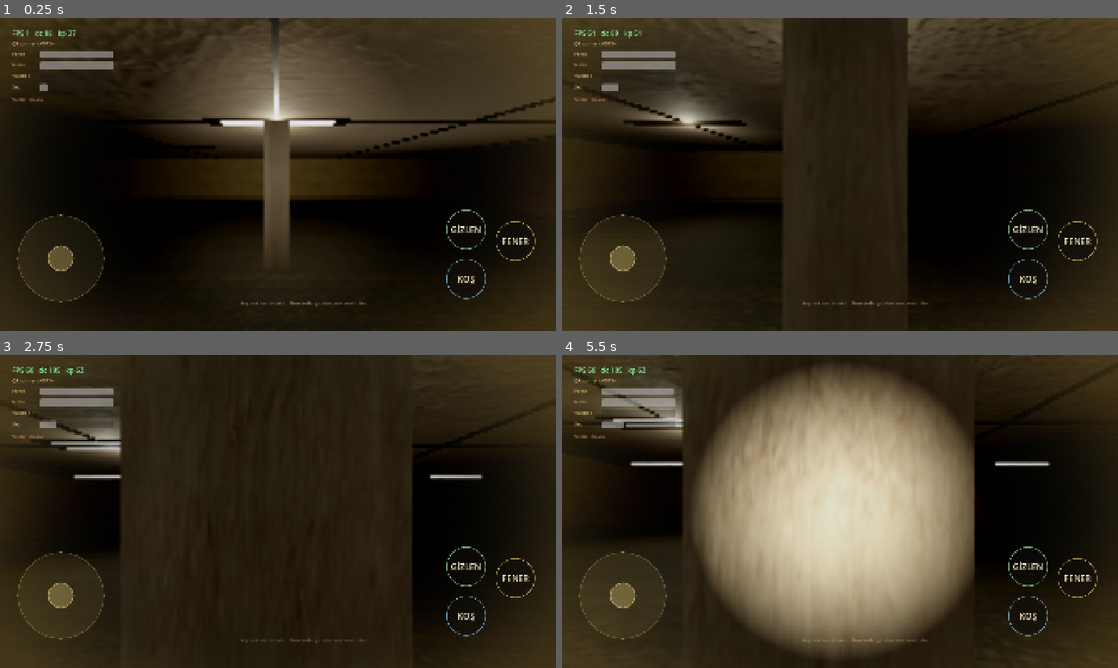
Above: before the commit, frames 1-4 (two rows, left to right).
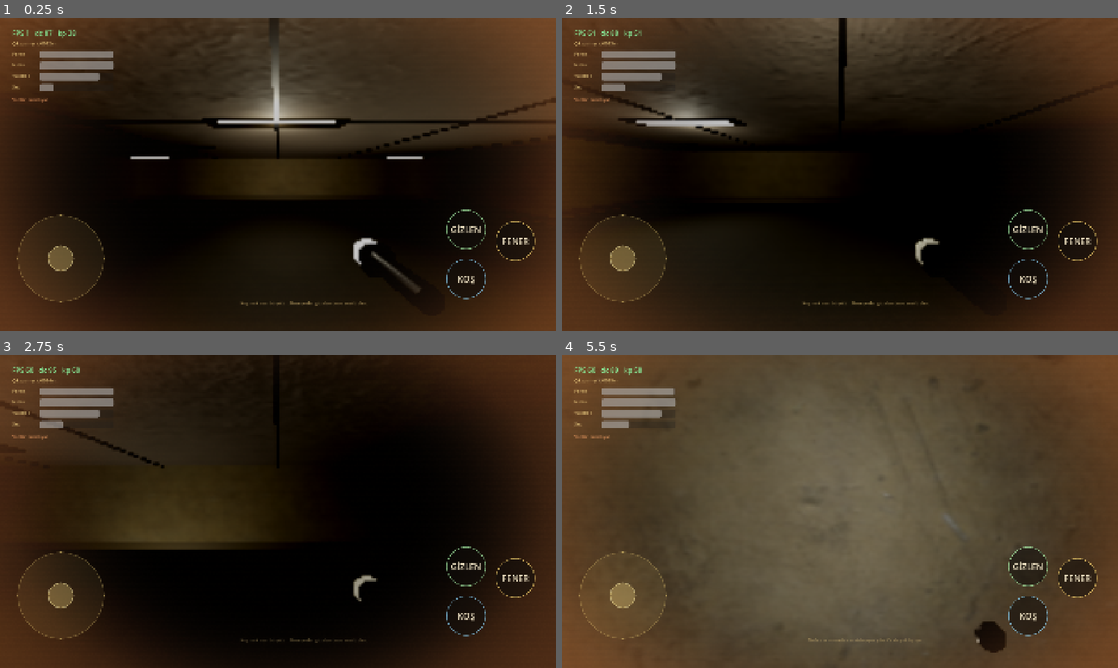
Above: after the commit, the same moments.

Repository: mehmetdem2005/Backrooms
Game: Godot game, scene res://scenes/Main.tscn
Two runs of this game, one before a commit and one after it. Both use one fixed random seed, a clock stepped at 60 frames per second and the inputs below.
Inputs (mouse positions are in pixels of both pictures, inside the frame that each line leads up to):
- Up to frame 1 (0.25 s): no input
- Up to frame 2 (1.5 s): tap Enter at 0.5 s; move the mouse to (867, 174) at 0.52 s; hold W from 0.53 s (still down); tap F at 0.6 s; move the mouse to (812, 174) at 1.27 s; tap Ctrl at 1.35 s
- Up to frame 3 (2.75 s): keep holding W; move the mouse to (289, 505) at 2.02 s; tap C at 2.1 s
- Up to frame 4 (5.5 s): keep holding W; move the mouse to (834, 517) at 2.77 s; tap one key every 0.75 s from 2.85 s: Shift F Ctrl C; move the mouse to (878, 514) at 3.52 s; move the mouse to (795, 508) at 4.27 s; move the mouse to (845, 511) at 5.02 s

The runs differ from the first frame. In frame 1, 22% of the frame differs, in the area x 0-100%, y 0-100%; in frame 2, 14%; in frame 3, 31%; in frame 4, 89%.

Commit message:
v3.9: fix monster (loop anim, facing, relentless chase), AAA flashlight + held model, quality darkness, columns avoid lamps, texture tiling
Monster:
- Loop idle/walk animations at runtime (were playing once then freezing = 'stiff')
- Removed wrong 180 deg flip; model now always faces the player (correct, not reversed)
- Relentless AI: always paths to the player from anywhere (incl. across floors);
  constant chase speed 5.4 (just under player run 5.65) so it always pursues

Flashlight (AAA):
- Softer beam: spot_angle 30, angle_attenuation 1.8, spot_attenuation 1.1, range 34,
  smooth distance falloff; emitted from the held flashlight
- Procedural in-hand flashlight viewmodel (body+head+glowing lens) — PolyHaven has no
  flashlight model; lens glow tracks on/off + battery

Quality darkness:
- Always-on faint vision light (eye-adapted) so it's never a flat black square
- Softer, more gradual post-process vignette darkness

Level/textures:
- Columns only in large rooms, on a clean grid, never on lamp (fixture) cells
- Fix texture tiling: carpet UV 2->8, wall 1.6->3, ceiling 1.5->2 (no more giant magnified pattern)

Bump version to 3.9 (code 10)

https://claude.ai/code/session_01NRpMnaAWyeW9sMqBjCT8aX

Diff:
--- a/game_src/scripts/horror/ShadowStalker.gd
+++ b/game_src/scripts/horror/ShadowStalker.gd
@@ -9,7 +9,7 @@
 
 @export var stalk_speed: float = 2.95
 @export var investigate_speed: float = 3.2
-@export var chase_speed: float = 4.95
+@export var chase_speed: float = 5.4
 @export var catch_distance: float = 1.15
 @export var repath_interval: float = 0.28
 @export var hearing_multiplier: float = 1.5
@@ -127,8 +127,8 @@
 
     # TripoSR ile üretilip Blender (bpy) ile riglenmiş DEV canavar (idle/walk/attack).
     _model = MONSTER_MODEL.instantiate() as Node3D
-    _model.scale = Vector3(1.5, 1.5, 1.5)            # dev boy (~2.7m)
-    _model.rotation.y = PI                            # modelin önü (+Z) -> gövdenin önü (-Z)
+    _model.scale = Vector3(1.6, 1.6, 1.6)            # dev boy (~2.9m)
+    # Yön her karede oyuncuya doğru ayarlanır (_update_visual). Başlangıç 0.
     _mesh_root.add_child(_model)
 
     _anim = _model.get_node_or_null("AnimationPlayer") as AnimationPlayer
@@ -136,6 +136,10 @@
     if mi != null:
         mi.material_override = _material
     if _anim != null:
+        # Lokomosyon animasyonları DÖNGÜ olmalı (yoksa bir kez oynayıp donar = "dümdüz").
+        for loop_name: String in ["idle", "walk"]:
+            if _anim.has_animation(loop_name):
+                _anim.get_animation(loop_name).loop_mode = Animation.LOOP_LINEAR
         _anim.play("idle")
         _current_anim = "idle"
 
@@ -243,49 +247,14 @@
     return level_builder.world_to_grid(lead_world)
 
 func _update_state_logic(_delta: float) -> void:
+    # AMANSIZ TAKİP: nerede olursan ol, daima oyuncuya yol bul (katlar arası dahil).
     var player_cell: Vector3i = level_builder.world_to_grid(player.global_position)
-    if _current_state == "STALK":
-        if _state_timer > lerp(0.7, 0.35, _aggression) or _path.size() == 0:
-            # Neredeyse her zaman DOĞRUDAN oyuncuya yönelir (seni aktif arar/bulur),
-            # çok seyrek küçük bir sapma ile robotik durmaz.
-            if _rng.randf() < 0.9:
-                _target_cell = player_cell
-            else:
-                _target_cell = level_builder.get_random_open_cell_near(player_cell, 1, 3, _rng)
-            _request_path_to(_target_cell)
-            _state_timer = 0.0
-        if _ambush_cooldown <= 0.0 and _awareness > 0.18 and global_position.distance_to(player.global_position) > 16.0:
-            _set_state("AMBUSH")
-    elif _current_state == "INVESTIGATE":
-        if _state_timer < 0.1:
-            _request_path_to(_last_known_player_cell)
-            scare_pulse.emit(level_builder.grid_to_world(_last_known_player_cell, 1.2), 0.45)
-        if _arrived_to_cell(_last_known_player_cell) or _state_timer > 5.0:
-            _set_state("SEARCH")
-    elif _current_state == "SEARCH":
-        if _state_timer > 1.0 or _path.size() == 0:
-            _target_cell = level_builder.get_random_open_cell_near(_last_known_player_cell, 1, 7, _rng)
-            _request_path_to(_target_cell)
-            _state_timer = 0.0
-        if _awareness < 0.08 and _lost_timer > lerp(6.0, 2.5, _aggression):
-            _set_state("STALK")
-    elif _current_state == "CHASE":
-        if _repath_timer <= 0.0:
-            _repath_timer = repath_interval
-            _request_path_to(_predicted_player_cell())
-        if _lost_timer > lerp(3.5, 6.0, _aggression):
-            _set_state("SEARCH")
-    elif _current_state == "AMBUSH":
-        if _state_timer < 0.1:
-            _target_cell = level_builder.get_ambush_cell_around(player_cell, _rng)
-            _request_path_to(_target_cell)
-            scare_pulse.emit(level_builder.grid_to_world(_target_cell, 1.2), 0.60)
-        if _arrived_to_cell(_target_cell) or _state_timer > 4.0:
-            _ambush_cooldown = _rng.randf_range(11.0, 16.0) * (1.0 - _aggression * 0.4)
-            # çok uzaklaştıysa oyuncunun yakınına yeniden konumlan ("her zaman geri gelir")
-            if global_position.distance_to(player.global_position) > 42.0 and _reposition_cooldown <= 0.0:
-                _phase_reposition_near_player(player_cell)
-            _set_state("STALK")
+    if _current_state != "CHASE":
+        _set_state("CHASE")
+    if _repath_timer <= 0.0 or _path.size() == 0:
+        _repath_timer = repath_interval
+        _request_path_to(_predicted_player_cell())
+        _last_known_player_cell = player_cell
 
 func _request_path_to(goal: Vector3i) -> void:
     if level_builder == null:
@@ -308,22 +277,14 @@
         _path_index += 1
         return
 
-    var speed: float = stalk_speed
-    if _current_state == "INVESTIGATE" or _current_state == "SEARCH" or _current_state == "AMBUSH":
-        speed = investigate_speed
-    if _current_state == "CHASE":
-        speed = chase_speed + _awareness * 0.8 + _aggression * 0.6
-
-    var desired: Vector3 = flat_to_target.normalized() * speed
-    velocity.x = move_toward(velocity.x, desired.x, 10.0 * delta)
-    velocity.z = move_toward(velocity.z, desired.z, 10.0 * delta)
+    # Her zaman amansız kovalama: sabit hız (oyuncunun koşusundan az daha yavaş).
+    var desired: Vector3 = flat_to_target.normalized() * chase_speed
+    velocity.x = move_toward(velocity.x, desired.x, 12.0 * delta)
+    velocity.z = move_toward(velocity.z, desired.z, 12.0 * delta)
     velocity.y = -0.2
     move_and_slide()
     _current_speed = Vector2(velocity.x, velocity.z).length()
-
-    var look_target: Vector3 = global_position + Vector3(velocity.x, 0.0, velocity.z)
-    if global_position.distance_to(look_target) > 0.05:
-        look_at(look_target, Vector3.UP)
+    # Yön (gövde döndürmüyoruz; model _update_visual'da oyuncuya bakar).
 
 func _update_steps(delta: float) -> void:
     if _current_speed < 0.6:
@@ -334,7 +295,7 @@
         var intensity: float = clamp(_current_speed / chase_speed, 0.3, 1.0)
         creature_step.emit(global_position, intensity)
 
-func _update_visual(_delta: float) -> void:
+func _update_visual(delta: float) -> void:
     var distance: float = 99.0
     if player != null:
         distance = global_position.distance_to(player.global_position)
@@ -343,6 +304,13 @@
         fear = max(fear, 0.82)
     if _material != null:
         _material.emission_energy_multiplier = 0.45 + fear * 1.6 + sin(_pulse_time * 13.0) * 0.12
+    # Modelin önü (+Z) DAİMA oyuncuya bakar (ürkütücü + yön doğru).
+    if _model != null and player != null:
+        var d: Vector3 = player.global_position - global_position
+        d.y = 0.0
+        if d.length() > 0.05:
+            var target_yaw: float = atan2(d.x, d.z)
+            _model.rotation.y = lerp_angle(_model.rotation.y, target_yaw, clamp(delta * 9.0, 0.0, 1.0))
     # Lokomosyon animasyonu: hareket ederken yürü, dururken idle. Hız arttıkça hızlan (kovalama).
     if _anim != null and not _grabbing:
         if _current_speed > 0.4:
--- a/game_src/scripts/level/PremiumBackroomsBuilder.gd
+++ b/game_src/scripts/level/PremiumBackroomsBuilder.gd
@@ -533,21 +533,24 @@
                 _bpush(bucket, "trim", _scaled_transform(Vector3(cell_size, 0.22, 0.12), center + Vector3(0.0, 0.18, zo)))
 
 func _place_columns(buckets: Dictionary) -> void:
-    # Odalarda düzenli ızgarada sütun (iç hücreler, kenarlardan 1 boşluk).
+    # Sadece GENİŞ odalara, kenardan 2 boşluk içeride, DÜZENLİ ızgarada sütun.
+    # Lamba (armatür) hücrelerine ASLA sütun konmaz (lambanın ortasından geçme sorunu).
     for entry: Dictionary in _rooms:
         var f: int = int(entry["floor"])
         var rect: Rect2i = entry["rect"] as Rect2i
-        if rect.size.x < 5 or rect.size.y < 5:
+        if rect.size.x < 7 or rect.size.y < 7:
             continue
         var base_y: float = -float(f) * FLOOR_GAP
         var z: int = rect.position.y + 2
-        while z < rect.position.y + rect.size.y - 2:
+        while z <= rect.position.y + rect.size.y - 3:
             var x: int = rect.position.x + 2
-            while x < rect.position.x + rect.size.x - 2:
-                if _get_cell(f, x, z) == 0:
+            while x <= rect.position.x + rect.size.x - 3:
+                var cell: Vector3i = Vector3i(x, f, z)
+                # açık hücre + lamba değil + başlangıç/çıkış değil
+                if _get_cell(f, x, z) == 0 and not _should_fixture(cell) and cell != start_cell and cell != exit_cell:
                     var c: Vector3 = Vector3((float(x) - float(grid_width - 1) * 0.5) * cell_size, base_y, (float(z) - float(grid_height - 1) * 0.5) * cell_size)
                     var bucket: Dictionary = _get_bucket(buckets, f, x, z)
-                    _bpush(bucket, "column", _scaled_transform(Vector3(0.5, wall_height, 0.5), c + Vector3(0.0, wall_height * 0.5, 0.0)))
+                    _bpush(bucket, "column", _scaled_transform(Vector3(0.55, wall_height, 0.55), c + Vector3(0.0, wall_height * 0.5, 0.0)))
                     if not bucket.has("_columns"):
                         bucket["_columns"] = []
                     bucket["_columns"].append(c)
@@ -778,9 +781,9 @@
 # ---------------------------------------------------------------- materyaller
 
 func _create_materials() -> void:
-    _wall_material = _make_pbr("wall_yellow_dirty", Color(1.0, 0.99, 0.95, 1.0), 0.0, 0.96, Vector3(1.6, 1.22, 1.0), true, true)
-    _floor_material = _make_pbr("carpet_old_dirty", Color(1.0, 0.99, 0.95, 1.0), 0.0, 0.95, Vector3(2.0, 2.0, 1.0), true, true)
-    _ceiling_material = _make_pbr("ceiling", Color(1.0, 0.98, 0.92, 1.0), 0.0, 0.85, Vector3(1.5, 1.5, 1.0), true)
+    _wall_material = _make_pbr("wall_yellow_dirty", Color(1.0, 0.99, 0.95, 1.0), 0.0, 0.96, Vector3(3.0, 2.2, 1.0), true, true)
+    _floor_material = _make_pbr("carpet_old_dirty", Color(1.0, 0.99, 0.95, 1.0), 0.0, 0.95, Vector3(8.0, 8.0, 1.0), true, true)
+    _ceiling_material = _make_pbr("ceiling", Color(1.0, 0.98, 0.92, 1.0), 0.0, 0.85, Vector3(2.0, 2.0, 1.0), true)
     _metal_material = _make_pbr("metal", Color(0.86, 0.87, 0.90, 1.0), 0.85, 0.5, Vector3(1.0, 1.0, 1.0), true, true)
     _concrete_material = _make_pbr("concrete", Color(0.93, 0.91, 0.86, 1.0), 0.0, 0.82, Vector3(1.0, 1.0, 1.0), true, true)
 
--- a/game_src/scripts/player/PremiumFpsPlayer.gd
+++ b/game_src/scripts/player/PremiumFpsPlayer.gd
@@ -32,6 +32,10 @@
 var _camera: Camera3D
 var _flashlight: SpotLight3D
 var _fill_light: OmniLight3D
+var _vision_light: OmniLight3D       # daima açık, çok sönük -> kapkaranlıkta bile yakını seçebilme
+var _flashlight_model: Node3D        # elde tutulan fener modeli (viewmodel)
+var _lens_material: StandardMaterial3D
+var _fl_sway: Vector2 = Vector2.ZERO
 var _pitch: float = 0.0
 var _flashlight_enabled: bool = true
 var _bob_time: float = 0.0
@@ -208,31 +212,87 @@
     _head.add_child(_camera)
     _camera.current = true
 
+    # Elde tutulan fener modeli (viewmodel) — ışık bunun ucundan çıkar.
+    _build_flashlight_model()
+
+    # AAA huzme: yumuşak kenar (cookie + açı atten.), uzun menzilde yumuşaya yumuşaya azalan parlaklık.
     _flashlight = SpotLight3D.new()
     _flashlight.name = "PremiumFlashlight"
-    _flashlight.light_color = Color(1.0, 0.94, 0.78, 1.0)
-    _flashlight.light_energy = 4.2
-    _flashlight.spot_range = 26.0
-    _flashlight.spot_angle = 38.0
-    _flashlight.spot_angle_attenuation = 1.35
-    _flashlight.light_specular = 0.6
-    _flashlight.shadow_enabled = false  # mobil performans: fener gölgesi kapalı
-    _flashlight.shadow_bias = 0.04
-    # Gerçek fener hissi: sert yuvarlak yerine yumuşak kenarlı, hafif dokulu huzme (cookie)
+    _flashlight.light_color = Color(1.0, 0.95, 0.82, 1.0)
+    _flashlight.light_energy = 6.0
+    _flashlight.spot_range = 34.0
+    _flashlight.spot_angle = 30.0
+    _flashlight.spot_angle_attenuation = 1.8     # merkez parlak, kenar yumuşak
+    _flashlight.spot_attenuation = 1.1           # mesafeyle yumuşak sönme
+    _flashlight.light_specular = 0.5
+    _flashlight.shadow_enabled = false
     _flashlight.light_projector = _make_flashlight_cookie()
+    # Fenerin ucundan (elin önünden) yayılır
+    _flashlight.position = Vector3(0.26, -0.20, -0.55)
     _camera.add_child(_flashlight)
 
-    # Yakın dolgu ışığı çok kısık: zeminde belirgin yuvarlak parlama yapmaz, sadece
-    # hemen önünü siyahlıktan kurtarır.
+    # Yakın dolgu (huzme açıkken hemen önü siyahlıktan kurtarır)
     _fill_light = OmniLight3D.new()
     _fill_light.name = "FlashlightFill"
-    _fill_light.light_color = Color(1.0, 0.92, 0.74, 1.0)
-    _fill_light.light_energy = 0.35
-    _fill_light.omni_range = 3.0
+    _fill_light.light_color = Color(1.0, 0.93, 0.76, 1.0)
+    _fill_light.light_energy = 0.4
+    _fill_light.omni_range = 3.5
     _fill_light.omni_attenuation = 2.0
     _fill_light.shadow_enabled = false
     _fill_light.position = Vector3(0.0, -0.05, -0.5)
     _camera.add_child(_fill_light)
+
+    # KALİTELİ KARANLIK: daima açık, çok sönük görüş ışığı → fener kapalıyken bile
+    # yakın yüzeyler hafifçe seçilir (kapkaranlık kare değil, göz alışmış karanlık).
+    _vision_light = OmniLight3D.new()
+    _vision_light.name = "VisionAdapt"
+    _vision_light.light_color = Color(0.62, 0.66, 0.78, 1.0)
+    _vision_light.light_energy = 0.16
+    _vision_light.omni_range = 6.5
+    _vision_light.omni_attenuation = 2.4
+    _vision_light.shadow_enabled = false
+    _vision_light.position = Vector3(0.0, 0.0, 0.0)
+    _camera.add_child(_vision_light)
+
+func _build_flashlight_model() -> void:
+    _flashlight_model = Node3D.new()
+    _flashlight_model.name = "FlashlightViewmodel"
+    _flashlight_model.position = Vector3(0.26, -0.22, -0.42)
+    _flashlight_model.rotation = Vector3(deg_to_rad(-6.0), deg_to_rad(-4.0), 0.0)
+    _camera.add_child(_flashlight_model)
+
+    var body_mat: StandardMaterial3D = StandardMaterial3D.new()
+    body_mat.albedo_color = Color(0.07, 0.07, 0.08, 1.0)
+    body_mat.metallic = 0.85
+    body_mat.roughness = 0.35
+
+    var body: MeshInstance3D = MeshInstance3D.new()
+    var bm: CylinderMesh = CylinderMesh.new()
+    bm.top_radius = 0.022; bm.bottom_radius = 0.026; bm.height = 0.20; bm.radial_segments = 16
+    body.mesh = bm; body.material_override = body_mat
+    body.rotation.x = deg_to_rad(90.0)        # silindir ekseni Y -> Z (öne uzanır)
+    _flashlight_model.add_child(body)
+
+    var head: MeshInstance3D = MeshInstance3D.new()
+    var hm: CylinderMesh = CylinderMesh.new()
+    hm.top_radius = 0.046; hm.bottom_radius = 0.028; hm.height = 0.06; hm.radial_segments = 16
+    head.mesh = hm; head.material_override = body_mat
+    head.rotation.x = deg_to_rad(90.0)
+    head.position = Vector3(0.0, 0.0, -0.13)
+    _flashlight_model.add_child(head)
+
+    _lens_material = StandardMaterial3D.new()
+    _lens_material.albedo_color = Color(1.0, 0.96, 0.80, 1.0)
+    _lens_material.emission_enabled = true
+    _lens_material.emission = Color(1.0, 0.95, 0.78, 1.0)
+    _lens_material.emission_energy_multiplier = 6.0
+    var lens: MeshInstance3D = MeshInstance3D.new()
+    var lm: CylinderMesh = CylinderMesh.new()
+    lm.top_radius = 0.042; lm.bottom_radius = 0.042; lm.height = 0.012; lm.radial_segments = 16
+    lens.mesh = lm; lens.material_override = _lens_material
+    lens.rotation.x = deg_to_rad(90.0)
+    lens.position = Vector3(0.0, 0.0, -0.165)
+    _flashlight_model.add_child(lens)
 
 func _make_flashlight_cookie() -> Texture2D:
     var size: int = 256
@@ -335,15 +395,20 @@
 
     _flashlight.visible = _flashlight_enabled
     _fill_light.visible = _flashlight_enabled
+    var lens_glow: float = 0.0
     if _flashlight_enabled:
         var stress_flicker: float = 1.0 - stress_level * 0.12 + sin(Time.get_ticks_msec() * 0.021) * stress_level * 0.10
-        var battery: float = lerp(0.35, 1.0, flashlight_energy)
+        var battery: float = lerp(0.40, 1.0, flashlight_energy)
         # düşük pilde rastgele kırpışma
         if flashlight_energy < 0.2 and sin(Time.get_ticks_msec() * 0.05) > 0.4:
             battery *= 0.4
-        _flashlight.light_energy = 4.2 * battery * stress_flicker
-        _flashlight.spot_range = lerp(12.0, 27.0, flashlight_energy)
-        _fill_light.light_energy = 0.35 * battery
+        _flashlight.light_energy = 6.0 * battery * stress_flicker
+        _flashlight.spot_range = lerp(18.0, 36.0, flashlight_energy)   # pil azaldıkça menzil kısalır
+        _fill_light.light_energy = 0.4 * battery
+        lens_glow = 6.5 * battery * stress_flicker
+    # Lens parıltısı (fener kapalıyken sönük)
+    if _lens_material != null:
+        _lens_material.emission_energy_multiplier = move_toward(_lens_material.emission_energy_multiplier, lens_glow, delta * 30.0)
 
 func _update_camera_motion(delta: float) -> void:
     var horizontal_speed: float = Vector2(velocity.x, velocity.z).length()
--- a/game_src/shaders/premium_vignette_noise.gdshader
+++ b/game_src/shaders/premium_vignette_noise.gdshader
@@ -25,7 +25,8 @@
 
     // KALİTELİ KARANLIK: fener kapalıyken kenarlar kararır ama tam siyaha gitmez;
     // merkezde gözün alıştığı dim bir görüş alanı kalır (kapkaranlık değil).
-    float dark_edge = smoothstep(vision_radius * 0.5, vision_radius * 1.25, dist);
+    // Yumuşak, kademeli vinyet karanlığı (sert kare/halka değil)
+    float dark_edge = smoothstep(vision_radius * 0.30, vision_radius * 1.45, dist);
     float dark_amount = darkness * dark_edge;
 
     float grain = hash(uv * vec2(1280.0, 720.0) + time * 41.0) - 0.5;
@@ -43,11 +44,12 @@
                   + max(0.0, grain) * (0.030 + darkness * 0.04)
                   + scan + pulse + breath;
 
-    float alpha = clamp(0.09 + vignette * 0.42 + fear * 0.18 + dark_amount * 0.82 + breath, 0.0, 0.80);
+    // Daha düşük karanlık katkısı: gerçek "görüş ışığı" alttan görünsün, kapkaranlık olmasın
+    float alpha = clamp(0.08 + vignette * 0.40 + fear * 0.18 + dark_amount * 0.48 + breath, 0.0, 0.66);
     vec3 col = tint * overlay;
 
-    // Karanlıkta koyu ama tam siyah değil (dim görüş korunur)
-    col = mix(col, vec3(0.0), dark_amount * 0.6);
+    // Karanlıkta koyu ama tam siyah değil (göz alışmış dim görüş korunur)
+    col = mix(col, vec3(0.0), dark_amount * 0.38);
 
     // JUMPSCARE: önce kısa beyaz patlama, sonra siyah kapanış
     col = mix(col, vec3(1.0, 0.96, 0.93), flash);
Not shown, changed: game_src/export_presets.cfg
Not shown, changed: dist/BackroomsPremiumV3.apk
